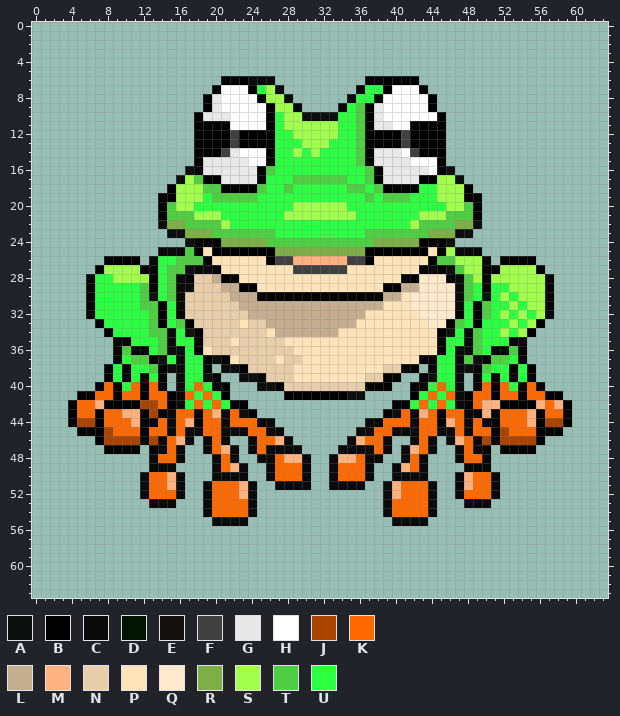
Two versions of one pixel-art sprite, Game/Resources/frog2.png. Above, as it was before the edit.
The file is 64x64 pixels. Colours within 5 levels of each other are drawn and written as one.
Palette (. is transparent): A #000000eb  B #000000  C #0a0a0a  D #031405  E #14110e  F #404040  G #e8e8e8  H #ffffff  J #a84300  K #ff6a00  L #c4ae8f  M #ffb27f  N #e8cdab  P #ffe3ba  Q #ffe9cc  R #7eae47  S #a3ff4e  T #4fce44  U #2dff42
After:
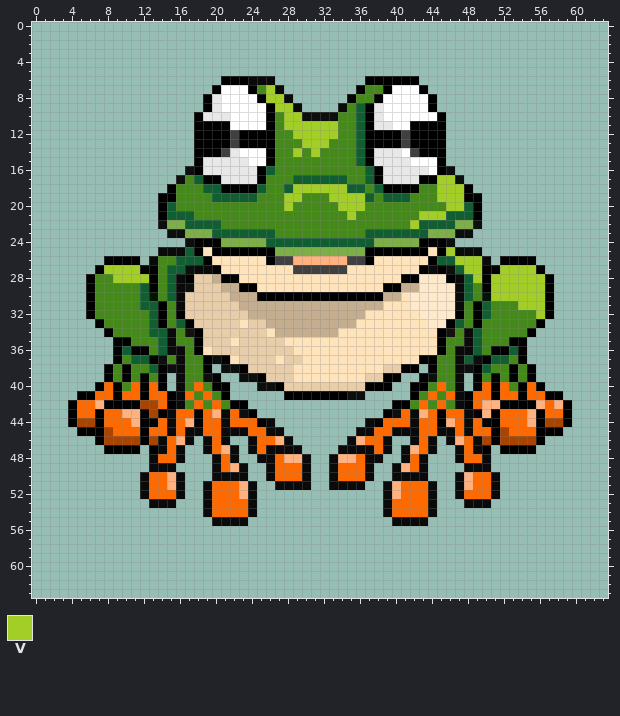
Colours new in this view: V #a3ce27
Commit message: changed frog sprite and started animation
Change:
colour T: #4fce44 -> #115e33
colour U: #2dff42 -> #44891a
Changed rows in their new state; - is a pixel that keeps its letter.
first column x 8:
 7 ------------------V------------------------------
 8 ------------------VV-----------------------------
 9 -------------------VV----------------------------
10 --------------------VV---------------------------
11 --------------------VVVVVV-----------------------
12 ---------------------VVVVV-----------------------
13 ----------------------VVV------------------------
14 ---------------------V-V-------------------------
17 ---------U---------------------------VV----------
18 --------UUU----------VVVVVV----------VVV---------
19 --------UUU---------VV---VVVV--------VVV---------
20 --------UU----------VUUUUUVVV---------VV---------
21 ----------UUU-------UUUUUUUV-------VVV-----------
22 -------------U--------------------V--------------
25 --------------------------------------V----------
26 ---------------------------------------VVV-------
27 VVVV------------------------------------VV--VVVV-
28 -VVVV------------------------------------V-VVVVVV
29 -------------------------------------------VVVVVV
30 -------------------------------------------VVVVVV
31 ---------------------------------------------UVVV
32 --------------------------------------------U-U-V
33 ---------------------------------------------U-U-
34 --------------------------------------------U-U--
